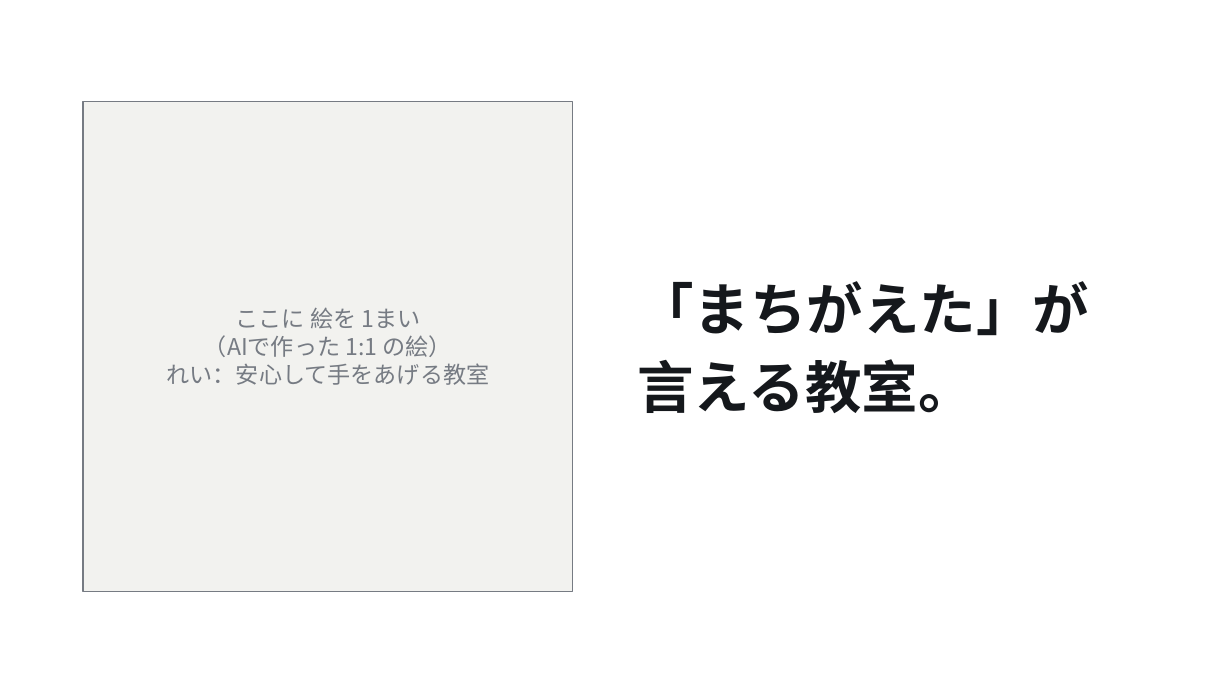
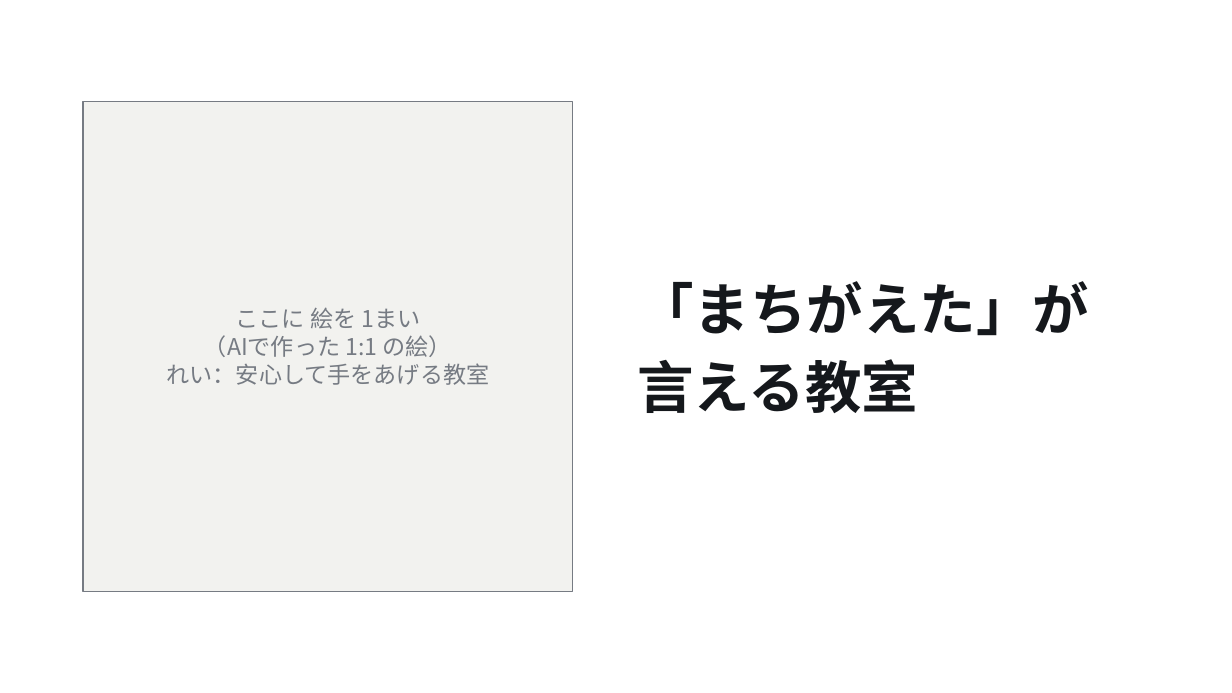
Before and after one commit to A-TOZAK/tateiwa-kenshu, a slide deck: slide 4 of templates/t5_gakkyu_biraki.pptx. Drawn at 1232x693 pixels with LibreOffice and Linux fonts; fonts in the diff are those of the drawing. Boxes give left, top, right and bottom in pixels: in the first picture for what was removed or moved away, otherwise in the second. Text is boxed around its words. In the diff, an @@ line names an element or a change of style, - is before the commit and + after.

```diff
--- a/templates/t5_gakkyu_biraki.pptx
+++ b/templates/t5_gakkyu_biraki.pptx
@@ text at [637,359,918,413]: text changed @@
-言える教室。
+言える教室
```
Also in this commit, not shown: 5 other slides changed, 17 other files.
